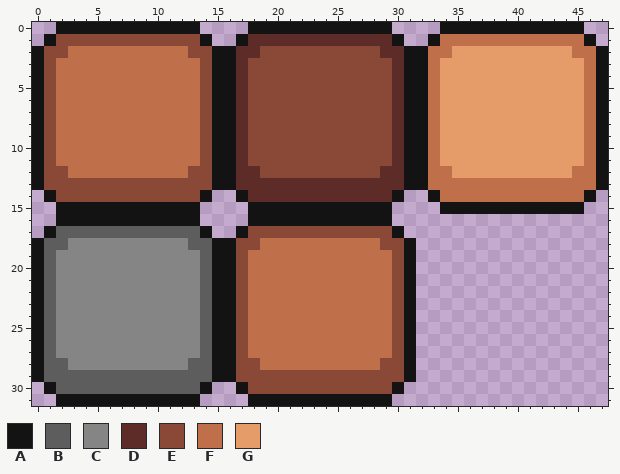
Pixel-art file: resources/sprites/GUI/backgrounds/shop_panel_background.aseprite. That is the earlier state.
48x32 pixels, 1 frame.
Palette (. is transparent): A #131313  B #5d5d5d  C #858585  D #5d2c28  E #8a4836  F #bf6f4a  G #e69c69
Pixels before, first column x 0:
 0 ..AAAAAAAAAAAA....AAAAAAAAAAAA....AAAAAAAAAAAA..
 1 .AEEEEEEEEEEEEA..ADDDDDDDDDDDDA..AFFFFFFFFFFFFA.
 2 AEEFFFFFFFFFFEEAADDEEEEEEEEEEDDAAFFGGGGGGGGGGFFA
 3 AEFFFFFFFFFFFFEAADEEEEEEEEEEEEDAAFGGGGGGGGGGGGFA
 4 AEFFFFFFFFFFFFEAADEEEEEEEEEEEEDAAFGGGGGGGGGGGGFA
 5 AEFFFFFFFFFFFFEAADEEEEEEEEEEEEDAAFGGGGGGGGGGGGFA
 6 AEFFFFFFFFFFFFEAADEEEEEEEEEEEEDAAFGGGGGGGGGGGGFA
 7 AEFFFFFFFFFFFFEAADEEEEEEEEEEEEDAAFGGGGGGGGGGGGFA
 8 AEFFFFFFFFFFFFEAADEEEEEEEEEEEEDAAFGGGGGGGGGGGGFA
 9 AEFFFFFFFFFFFFEAADEEEEEEEEEEEEDAAFGGGGGGGGGGGGFA
10 AEFFFFFFFFFFFFEAADEEEEEEEEEEEEDAAFGGGGGGGGGGGGFA
11 AEFFFFFFFFFFFFEAADEEEEEEEEEEEEDAAFGGGGGGGGGGGGFA
12 AEEFFFFFFFFFFEEAADDEEEEEEEEEEDDAAFFGGGGGGGGGGFFA
13 AEEEEEEEEEEEEEEAADDDDDDDDDDDDDDAAFFFFFFFFFFFFFFA
14 .AEEEEEEEEEEEEA..ADDDDDDDDDDDDA..AFFFFFFFFFFFFA.
15 ..AAAAAAAAAAAA....AAAAAAAAAAAA....AAAAAAAAAAAA..
16 ..AAAAAAAAAAAA....AAAAAAAAAAAA..................
17 .ABBBBBBBBBBBBA..AEEEEEEEEEEEEA.................
18 ABBCCCCCCCCCCBBAAEEFFFFFFFFFFEEA................
19 ABCCCCCCCCCCCCBAAEFFFFFFFFFFFFEA................
20 ABCCCCCCCCCCCCBAAEFFFFFFFFFFFFEA................
21 ABCCCCCCCCCCCCBAAEFFFFFFFFFFFFEA................
22 ABCCCCCCCCCCCCBAAEFFFFFFFFFFFFEA................
23 ABCCCCCCCCCCCCBAAEFFFFFFFFFFFFEA................
24 ABCCCCCCCCCCCCBAAEFFFFFFFFFFFFEA................
25 ABCCCCCCCCCCCCBAAEFFFFFFFFFFFFEA................
26 ABCCCCCCCCCCCCBAAEFFFFFFFFFFFFEA................
27 ABCCCCCCCCCCCCBAAEFFFFFFFFFFFFEA................
28 ABBCCCCCCCCCCBBAAEEFFFFFFFFFFEEA................
29 ABBBBBBBBBBBBBBAAEEEEEEEEEEEEEEA................
30 .ABBBBBBBBBBBBA..AEEEEEEEEEEEEA.................
31 ..AAAAAAAAAAAA....AAAAAAAAAAAA..................
After:
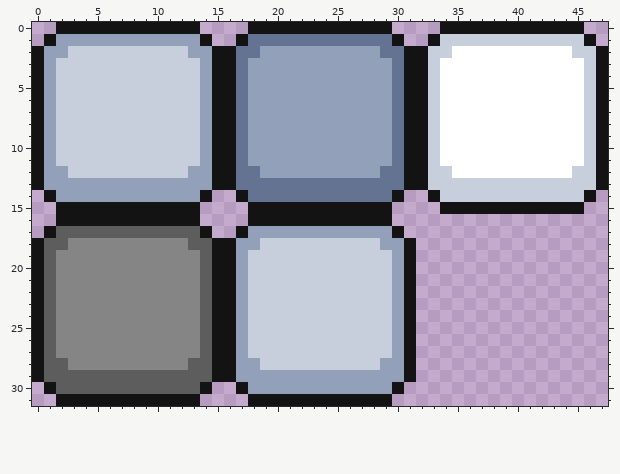
From the commit log: shop item colors
Changes in this commit:
colour D: #5d2c28 -> #657392
colour E: #8a4836 -> #92a1b9
colour F: #bf6f4a -> #c7cfdd
colour G: #e69c69 -> #ffffff
